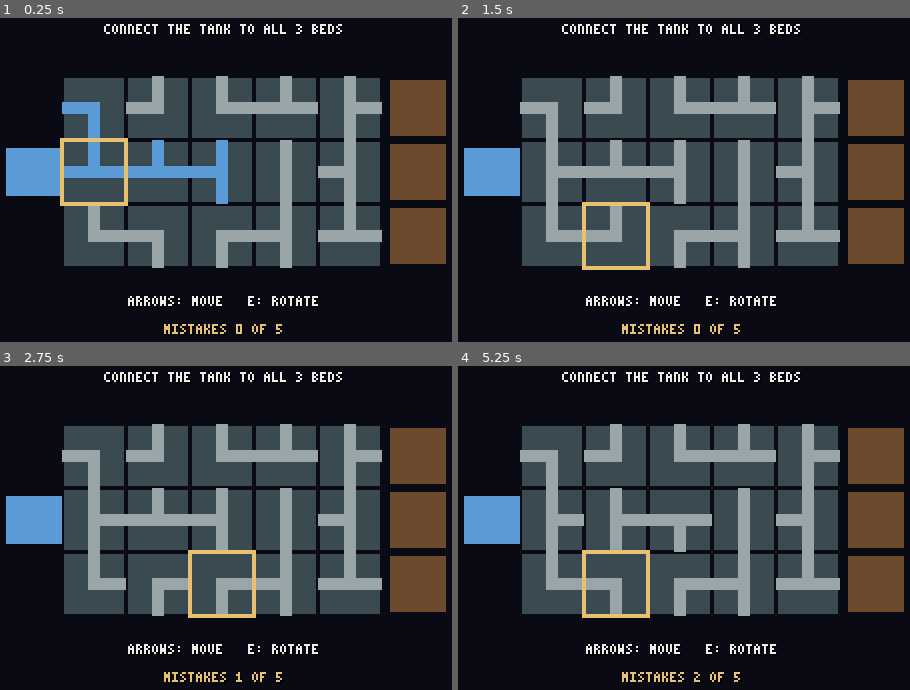
Above: before the commit, frames 1-4 (two rows, left to right).
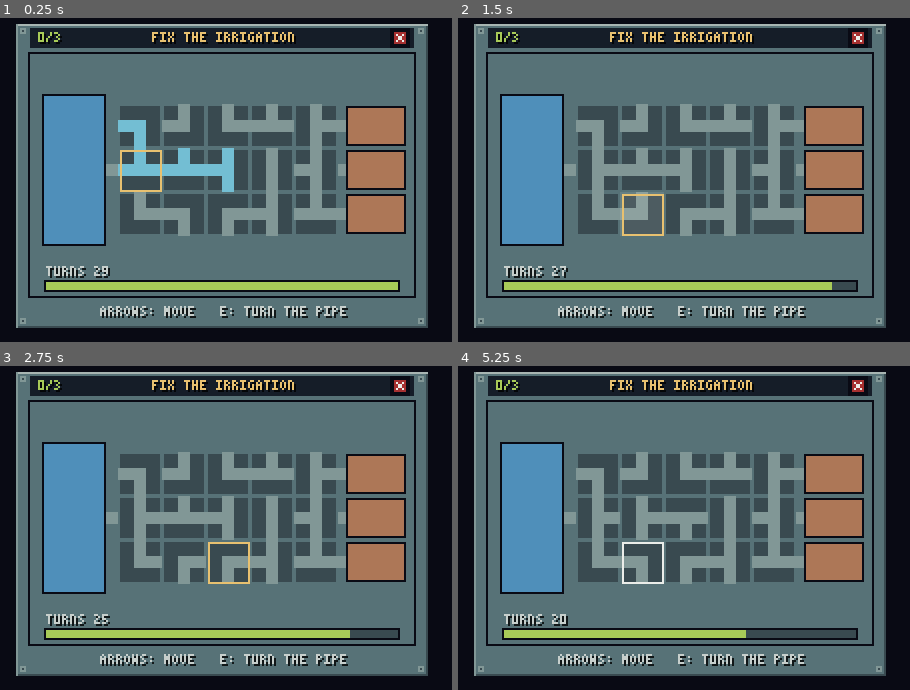
Above: after the commit, the same moments.

Repository: HattoriLoL/Artemis-Adventure
Game: Godot game, scene res://cenas/minigame_irrigacao.tscn
The game is run twice, just before and just after one commit, with the same random seed, the same clock (stepped at 60 frames per second) and the same inputs. This scene is started directly instead of the project's main scene.
Inputs (mouse positions are in pixels of both pictures, inside the frame that each line leads up to):
- Up to frame 1 (0.25 s): no input
- Up to frame 2 (1.5 s): tap Enter (ui_accept) at 0.5, 0.77, 1.25 s; move the mouse to (819, 157) at 0.52 s; hold D (direita) 0.53-1.28 s; hold E (usar) 0.53-1.28 s; click (819, 157) at 0.67 s; move the mouse to (552, 192) at 1.27 s; hold S (baixo) from 1.28 s (still down); tap E (usar) at 1.35 s; click (552, 192) at 1.42 s
- Up to frame 3 (2.75 s): tap Enter (ui_accept) at 1.52, 2 s; move the mouse to (284, 443) at 2.02 s; release S (baixo) at 2.03 s; hold D (direita) from 2.03 s (still down); hold E (usar) from 2.03 s (still down); tap Shift at 2.1 s; click (284, 443) at 2.17 s
- Up to frame 4 (5.25 s): tap Enter (ui_accept) at 2.75, 3.02, 3.5, 3.77, 4.25, 4.52 s; move the mouse to (647, 596) at 2.77 s; release D (direita) at 2.78 s; release E (usar) at 2.78 s; hold W (cima) 2.78-3.53 s; tap X at 2.85 s; click (647, 596) at 2.92 s; tap E (usar) at 3.05, 4.55 s; move the mouse to (873, 576) at 3.52 s; hold E (usar) 3.53-4.28 s; hold A (esquerda) 3.53-5.03 s; tap J at 3.6 s; click (873, 576) at 3.67 s; tap Escape (ui_cancel) at 4.15 s; move the mouse to (489, 469) at 4.27 s; tap 1 at 4.35 s; click (489, 469) at 4.42 s; move the mouse to (711, 524) at 5.02 s; hold S (baixo) from 5.03 s (still down); hold E (usar) from 5.03 s (still down); tap 2 at 5.1 s; click (711, 524) at 5.17 s

The runs differ from the first frame. In frame 1, 74% of the frame differs, in the area x 1-99%, y 1-98%; in frame 2, 74%; in frame 3, 74%; in frame 4, 74%.

Commit message:
Irrigação: tarefa nova FIX THE IRRIGATION na Estufa (dias 3 e 5, +5 FOOD) com o quebra-cabeça de canos do PR
- minigame no padrão dos outros: sinal falhou, taxa_erro() e comecou() (antes, perder rendia tudo), X e Esc, demo
- erro justo: vale qualquer caminho que leve a água às 3 camas; há um limite de giros (o mínimo do tabuleiro + 8)
  e só os giros a mais contam como erro (antes, girar fora da solução sorteada contava erro mesmo levando a água)
- desenhado em código com arte (paleta Apollo) quando existir; tutorial de primeira vez com um fato real (XROOTS, NASA)

Diff:
--- a/jogo/cenas/minigame_irrigacao.tscn
+++ b/jogo/cenas/minigame_irrigacao.tscn
@@ -1,56 +1,13 @@
-[gd_scene format=3 uid="uid://citac88qq6wnl"]
+[gd_scene load_steps=2 format=3]
 
-[ext_resource type="Script" uid="uid://bibg7aep84ijq" path="res://scripts/minigame_irrigacao.gd" id="1_irrig"]
+[ext_resource type="Script" path="res://scripts/minigame_irrigacao.gd" id="1_irrig"]
 
-[node name="MinigameIrrigacao" type="Control" unique_id=1682721457]
+[node name="MinigameIrrigacao" type="Control"]
 layout_mode = 3
-anchors_preset = 0
+anchors_preset = 15
+anchor_right = 1.0
+anchor_bottom = 1.0
+grow_horizontal = 2
+grow_vertical = 2
+mouse_filter = 2
 script = ExtResource("1_irrig")
-
-[node name="Fundo" type="ColorRect" parent="." unique_id=1756500975]
-layout_mode = 0
-offset_right = 40.0
-offset_bottom = 40.0
-color = Color(0.03529412, 0.039215688, 0.078431375, 1)
-
-[node name="Tanque" type="ColorRect" parent="." unique_id=102485470]
-layout_mode = 0
-offset_left = 52.0
-offset_top = 76.0
-offset_right = 80.0
-offset_bottom = 100.0
-color = Color(0.35686275, 0.60784316, 0.8352941, 1)
-
-[node name="Cama1" type="ColorRect" parent="." unique_id=64424264]
-layout_mode = 0
-offset_left = 244.0
-offset_top = 42.0
-offset_right = 272.0
-offset_bottom = 70.0
-color = Color(0.41960785, 0.2901961, 0.18039216, 1)
-
-[node name="Cama2" type="ColorRect" parent="." unique_id=1872812282]
-layout_mode = 0
-offset_left = 244.0
-offset_top = 74.0
-offset_right = 272.0
-offset_bottom = 102.0
-color = Color(0.41960785, 0.2901961, 0.18039216, 1)
-
-[node name="Cama3" type="ColorRect" parent="." unique_id=2041273863]
-layout_mode = 0
-offset_left = 244.0
-offset_top = 106.0
-offset_right = 272.0
-offset_bottom = 134.0
-color = Color(0.41960785, 0.2901961, 0.18039216, 1)
-
-[node name="Grade" type="Control" parent="." unique_id=842307216]
-anchors_preset = 0
-offset_right = 40.0
-offset_bottom = 40.0
-
-[node name="Textos" type="Control" parent="." unique_id=609406235]
-anchors_preset = 0
-offset_right = 40.0
-offset_bottom = 40.0
--- a/jogo/dados/dias.json
+++ b/jogo/dados/dias.json
@@ -7,11 +7,11 @@
    "boletim": "Welcome to the base. Every task takes time: you can only do two a day. Sleep in the habitat to end the day. The navigation computer in Life Support shows the space weather and the forecast."},
   {"tarefas": ["energia/baterias", "suporte/gas", "habitat/agua", "abrigo/blindagem"],
    "boletim": "Nights on the Moon are long and the panels go quiet. The batteries keep the base running in the dark."},
-  {"tarefas": ["energia/distribuicao", "suporte/algas", "habitat/refeicao", "energia/tanques", "habitat/chuveiro"],
+  {"tarefas": ["energia/distribuicao", "suporte/algas", "habitat/refeicao", "energia/tanques", "habitat/chuveiro", "estufa/irrigacao"],
    "boletim": "Darkness everywhere today. Keep an eye on the oxygen: the air system works harder every day."},
   {"tarefas": ["energia/baterias", "suporte/oxigenio", "estufa/regar", "abrigo/blindagem"],
    "boletim": "Low supplies hurt the crew. Meals and the greenhouse help them recover."},
-  {"tarefas": ["energia/terminal", "suporte/gas", "estufa/regar", "habitat/agua", "habitat/chuveiro"],
+  {"tarefas": ["energia/terminal", "suporte/gas", "estufa/regar", "habitat/agua", "habitat/chuveiro", "estufa/irrigacao"],
    "boletim": "Last day. The sun is back: leave the base ready for the next crew."}
  ]
 }
--- a/jogo/dados/recursos.json
+++ b/jogo/dados/recursos.json
@@ -17,6 +17,7 @@
   "habitat/agua": {"oxigenio": 8},
   "habitat/chuveiro": {"condicao": 8},
   "estufa/regar": {"comida": 5, "condicao": 5, "oxigenio": 3},
+  "estufa/irrigacao": {"comida": 5},
   "abrigo/blindagem": {},
   "emergencia/energia": {"energia": -20, "condicao": -10},
   "emergencia/suporte": {"oxigenio": -15, "condicao": -10},
--- a/jogo/dados/tutoriais.json
+++ b/jogo/dados/tutoriais.json
@@ -145,5 +145,17 @@
 		"fato": "STIRRING THE SUPER COLD OXYGEN AND HYDROGEN TANKS THAT FED THE FUEL CELLS WAS ROUTINE. ON APOLLO 13, A BANG CAME DURING ONE OF THESE STIRS.",
 		"fonte": "NASA - HOUSTON WE'VE HAD A PROBLEM",
 		"url": "https://www.nasa.gov/history/houston-weve-had-a-problem/"
-	}
+	},
+ "irrigacao": {
+  "titulo": "FIX THE IRRIGATION",
+  "passos": [
+   "ARROWS OR [W][A][S][D] MOVE THE CURSOR.",
+   "[E] TURNS THE PIPE UNDER IT.",
+   "LEAD THE WATER FROM THE TANK TO ALL 3 BEDS. ANY PATH WORKS.",
+   "TURNS ARE LIMITED - EXTRA TURNS ARE ERRORS."
+  ],
+  "fato": "ON THE ISS, NASA'S XROOTS TEST GREW PLANTS WITH NO SOIL: WATER AND NUTRIENTS REACH THE ROOTS AS A MIST OR A THIN FLOW. IT COULD FEED BIGGER GARDENS ON FUTURE MISSIONS.",
+  "fonte": "NASA - XROOTS ON THE ISS",
+  "url": "https://science.nasa.gov/biological-physical/investigations/xroots/"
+ }
 }
--- a/jogo/salas/estufa.json
+++ b/jogo/salas/estufa.json
@@ -173,6 +173,13 @@
    "x": 192,
    "y": 120,
    "texto": "WATER THE PLANTS"
+  },
+  {
+   "id": "irrigacao",
+   "x": 72,
+   "y": 128,
+   "texto": "FIX THE IRRIGATION",
+   "minigame": "res://cenas/minigame_irrigacao.tscn"
   }
  ],
  "inicio": [
--- a/jogo/scripts/minigame_irrigacao.gd
+++ b/jogo/scripts/minigame_irrigacao.gd
@@ -1,79 +1,138 @@
 extends Control
+## Minigame "consertar a irrigação" (FIX THE IRRIGATION), na Estufa: uma grade de 5x3 canos entre o tanque de água
+## (esquerda) e as 3 camas de plantio (direita). O jogador move o cursor (setas ou WASD) e gira o cano (E) de 90 em
+## 90 graus até a água sair do tanque e chegar às 3 camas. Vale qualquer caminho. Há um limite de giros: o mínimo que
+## o tabuleiro sorteado precisa mais FOLGA; passou disso, a linha falha (sinal falhou). Os giros a mais contam como
+## erro (taxa_erro diminui o que a tarefa rende).
+## A ideia e o quebra-cabeça (o sorteio do caminho, o giro dos canos e a água correndo) vieram do PR #37 (DKuhn29).
+## Arte (paleta Apollo) em res://assets/minigames/irrigacao/: fundo.png (192x121, com o tanque, os 15 encaixes e o
+## lugar das camas), canos.png (5 peças de 22x22 na orientação básica; linha de cima seca, de baixo com água) e
+## cama_seca.png / cama_molhada.png. Se um arquivo faltar, o minigame desenha uma versão provisória no lugar dele.
+## Contrato com o mapa: sinais `terminou`, `falhou` e `cancelou` (X ou Esc), taxa_erro(), comecou() e `demo`.
 
 signal terminou
+signal falhou
+signal cancelou
 
 const Fonte = preload("res://scripts/fonte.gd")
-const TEXTO := Color("#ebede9")
-const CERTO := Color("#a8ca58")
-const DESTAQUE := Color("#e8c170")
-const ERRO := Color("#cf573c")
-const FUNDO_AREA := Color("#394a50")
-const CANO_SECO := Color("#9aa5a8")
-const AGUA := Color("#5b9bd5")
-const CAMA_SECA := Color("#6b4a2e")
-
+const DIR_ARTE := "res://assets/minigames/irrigacao/"
+
+const PRETO := Color("#090a14")
+const FUNDO := Color("#151d28")
+const CINZA_ESC := Color("#394a50")
+const CINZA := Color("#577277")
+const METAL := Color("#819796")
+const METAL_CLARO := Color("#a8b5b2")
+const BRANCO := Color("#ebede9")
+const BRANCO_SUJO := Color("#c7cfcc")
+const AMARELO := Color("#e8c170")
+const VERDE := Color("#75a743")
+const VERDE_LIMA := Color("#a8ca58")
+const VERMELHO := Color("#a53030")
+const VERMELHO_CLARO := Color("#cf573c")
+const AZUL := Color("#4f8fba")
+const CIANO := Color("#73bed3")
+const MARROM := Color("#7a4841")
+const TERRA := Color("#ad7757")
+
+const PAINEL := Rect2(56, 13, 208, 154)
+const JANELA := Vector2(64, 29)                   # canto do fundo (192x121) na tela
+const TAM_JANELA := Vector2(192, 121)
+const BOTAO_X := Rect2(245, 17, 8, 8)
+# dentro do fundo: a grade de canos, o tanque e as camas
 const COLUNAS := 5
 const LINHAS := 3
-const CELULA := 32
-const GRADE_X := 80
-const GRADE_Y := 40
-const LINHA_ENTRADA := 1
-
-const ERROS_MAX := 5
-const MINIMO_GIROS := 9
-const TEMPO_FIM := 0.5
+const CELULA := 22
+const GRADE := Vector2(44, 25)                     # canto do encaixe (0, 0)
+const LINHA_ENTRADA := 1                           # a água entra pela esquerda nesta linha (y 58)
+const TANQUE := Rect2(6, 20, 32, 76)
+const CAMA_X := 173.0                              # centro das camas (uma por linha)
+const TAM_CAMA := Vector2(30, 20)
+
+const FOLGA := 8                                   # giros a mais permitidos além do mínimo do tabuleiro
+const MINIMO_GIROS := 9                            # o tabuleiro sorteado nunca precisa de menos que isso
+const TEMPO_FIM := 1.2
 const PASSO_DEMO := 0.15
 
+# máscara de saídas de cada cano (bits) e para onde cada bit aponta
 const N := 1
 const L := 2
 const S := 4
 const O := 8
 const DIRECOES := {1: Vector2i(0, -1), 2: Vector2i(1, 0), 4: Vector2i(0, 1), 8: Vector2i(-1, 0)}
+# formas básicas na canos.png (índice = coluna da peça) e a máscara delas na orientação básica
+const FORMAS := [1, 5, 3, 7, 15]                   # ponta (N), reto (N+S), curva (N+L), T (N+L+S), cruz
 
 var demo := false
-
 var solucao: Array[int] = []
 var masc: Array[int] = []
 var molhado: Array[bool] = []
 var cursor := Vector2i(0, LINHA_ENTRADA)
-var erros := 0
+var giros := 0
+var minimo := 0                                    # giros que o tabuleiro sorteado precisa (pela solução)
+var acabou := false
 var perdeu := false
-var taxa_erro := 0.0
-var _e_liberado := false
-var _fim := false
-var _t_fim := 0.0
-var _t_demo := 0.0
-
-@onready var grade: Control = $Grade
-@onready var camas: Array = [$Cama1, $Cama2, $Cama3]
-@onready var textos: Control = $Textos
+var e_liberado := false                            # o E que abriu a tarefa não pode já girar
+var t := 0.0
+var t_fim := -1.0
+var t_demo := 0.0
+var t_giro: Array[float] = []                      # brilho rápido no cano que acabou de girar
+
+var tex_fundo: Texture2D
+var tex_canos: Texture2D
+var tex_seca: Texture2D
+var tex_molhada: Texture2D
 
 
 func _ready() -> void:
+	mouse_filter = Control.MOUSE_FILTER_IGNORE
 	_criar_teclas()
+	tex_fundo = _textura("fundo")
+	tex_canos = _textura("canos")
+	tex_seca = _textura("cama_seca")
+	tex_molhada = _textura("cama_molhada")
 	for i in COLUNAS * LINHAS:
 		molhado.append(false)
+		t_giro.append(0.0)
 	_sortear_tabuleiro()
-	grade.draw.connect(_desenhar_grade)
-	textos.draw.connect(_desenhar_textos)
+	minimo = _distancia_total()
+
+
+func _textura(nome: String) -> Texture2D:
+	var c := DIR_ARTE + nome + ".png"
+	return load(c) if ResourceLoader.exists(c) else null
+
+
+func _input(ev: InputEvent) -> void:
+	if acabou or demo:
+		return
+	if ev is InputEventMouseButton and ev.pressed and ev.button_index == MOUSE_BUTTON_LEFT:
+		if BOTAO_X.grow(1).has_point(get_local_mouse_position()):
+			cancelou.emit()
+	elif ev.is_action_pressed("ui_cancel"):
+		cancelou.emit()
 
 
 func _process(delta: float) -> void:
-	if not _e_liberado and not Input.is_action_pressed("usar"):
-		_e_liberado = true
-	if _fim:
-		_t_fim -= delta
-		if _t_fim <= 0.0:
+	t += delta
+	for i in t_giro.size():
+		t_giro[i] = maxf(0.0, t_giro[i] - delta)
+	if not e_liberado and not Input.is_action_pressed("usar"):
+		e_liberado = true
+	if not acabou:
+		if demo:
+			_passo_demo(delta)
+		elif e_liberado:
+			_ler_teclado()
+	else:
+		t_fim -= delta
+		if t_fim < 0.0:
 			set_process(false)
-			terminou.emit()
-			return
-	elif demo:
-		_passo_demo(delta)
-	elif _e_liberado:
-		_ler_teclado()
-	_atualizar_camas()
-	grade.queue_redraw()
-	textos.queue_redraw()
+			if perdeu:
+				falhou.emit()
+			else:
+				terminou.emit()
+	queue_redraw()
 
 
 func _ler_teclado() -> void:
@@ -90,10 +149,10 @@
 
 
 func _passo_demo(delta: float) -> void:
-	_t_demo += delta
-	if _t_demo < PASSO_DEMO:
+	t_demo += delta
+	if t_demo < PASSO_DEMO:
 		return
-	_t_demo = 0.0
+	t_demo = 0.0
 	for r in LINHAS:
 		for c in COLUNAS:
 			if masc[r * COLUNAS + c] != solucao[r * COLUNAS + c]:
@@ -102,26 +161,39 @@
 				return
 
 
+## Gira o cano 90 graus no sentido horário. Cano vazio ou cruz não muda e não conta giro.
 func _girar(pos: Vector2i) -> void:
 	var i := pos.y * COLUNAS + pos.x
 	if masc[i] == 0 or masc[i] == 15:
 		return
-	var antes := _distancia(i)
 	masc[i] = _rodar(masc[i])
-	if _distancia(i) >= antes:
-		erros += 1
+	giros += 1
+	t_giro[i] = 0.15
 	_calcular_agua()
-	if _camas_molhadas() == camas.size():
-		taxa_erro = minf(float(erros) / float(ERROS_MAX), 1.0)
-		_fim = true
-		_t_fim = TEMPO_FIM
-	elif erros >= ERROS_MAX:
+	if camas_molhadas() == LINHAS:
+		acabou = true
+		t_fim = TEMPO_FIM
+	elif giros >= limite_giros():
+		acabou = true
 		perdeu = true
-		taxa_erro = 1.0
-		_fim = true
-		_t_fim = TEMPO_FIM
-
-
+		t_fim = TEMPO_FIM + 0.6
+
+
+func limite_giros() -> int:
+	return minimo + FOLGA
+
+
+## Os giros além do mínimo do tabuleiro, sobre todos os giros (0 = resolveu sem nenhum giro a mais).
+func taxa_erro() -> float:
+	return maxf(0.0, float(giros - minimo)) / maxf(1.0, float(giros))
+
+
+## Já começou a jogar: a partir daqui, fechar no X ou no Esc conta como desistir (o mapa trata como falha).
+func comecou() -> bool:
+	return giros > 0
+
+
+# ---------------------------------------------------------------- o quebra-cabeça (do PR #37)
 func _rodar(m: int) -> int:
 	return ((m << 1) & 15) | (m >> 3)
 
@@ -133,7 +205,7 @@
 func _distancia(i: int) -> int:
 	var m := masc[i]
 	var k := 0
-	while m != solucao[i]:
+	while m != solucao[i] and k < 4:
 		m = _rodar(m)
 		k += 1
 	return k
@@ -142,7 +214,8 @@
 func _distancia_total() -> int:
 	var total := 0
 	for i in masc.size():
-		total += _distancia(i)
+		if masc[i] != 0 and masc[i] != 15:
+			total += _distancia(i)
 	return total
 
 
@@ -156,9 +229,9 @@
 			for k in randi() % 4:
 				masc[i] = _rodar(masc[i])
 		_calcular_agua()
-		if _camas_molhadas() < camas.size() and _distancia_total() >= MINIMO_GIROS:
+		if camas_molhadas() < LINHAS and _distancia_total() >= MINIMO_GIROS:
 			return
-	while _camas_molhadas() == camas.size():
+	while camas_molhadas() == LINHAS:
 		for i in masc.size():
 			if masc[i] != 0 and masc[i] != 15:
 				masc[i] = _rodar(masc[i])
@@ -216,71 +289,158 @@
 			if v.x < 0 or v.x >= COLUNAS or v.y < 0 or v.y >= LINHAS:
 				continue
 			var j := v.y * COLUNAS + v.x
-			var oposto: int = _oposto(d)
-			if molhado[j] or masc[j] & oposto == 0:
+			if molhado[j] or masc[j] & _oposto(d) == 0:
 				continue
 			molhado[j] = true
 			fila.append(j)
 
 
-func _cama_molhada(r: int) -> bool:
+func cama_molhada(r: int) -> bool:
 	var i := r * COLUNAS + COLUNAS - 1
 	return molhado[i] and masc[i] & L != 0
 
 
-func _camas_molhadas() -> int:
+func camas_molhadas() -> int:
 	var n := 0
 	for r in LINHAS:
-		if _cama_molhada(r):
+		if cama_molhada(r):
 			n += 1
 	return n
 
 
-func _atualizar_camas() -> void:
-	for r in LINHAS:
-		camas[r].color = CERTO if _cama_molhada(r) else CAMA_SECA
-
-
-func _desenhar_grade() -> void:
+## A forma básica (coluna da canos.png) e quantos giros de 90 graus no sentido horário levam a ela até a máscara.
+func _forma(m: int) -> Vector2i:
+	for f in FORMAS.size():
+		var b: int = FORMAS[f]
+		for k in 4:
+			if b == m:
+				return Vector2i(f, k)
+			b = _rodar(b)
+	return Vector2i(-1, 0)
+
+
+# ---------------------------------------------------------------- desenho
+func _draw() -> void:
+	draw_rect(Rect2(0, 0, 320, 180), Color(PRETO, 0.68))
+	_moldura()
+	Fonte.centralizado(self, "FIX THE IRRIGATION", PAINEL.position.x + PAINEL.size.x / 2.0, PAINEL.position.y + 5,
+		AMARELO)
+	Fonte.desenhar(self, "%d/%d" % [camas_molhadas(), LINHAS], PAINEL.position + Vector2(12, 5), VERDE_LIMA)
+	draw_rect(BOTAO_X.grow(1), PRETO)
+	draw_rect(BOTAO_X.grow_individual(-1, -1, -1, -1), VERMELHO)
+	for k in 4:
+		draw_rect(Rect2(BOTAO_X.position + Vector2(2 + k, 2 + k), Vector2.ONE), BRANCO)
+		draw_rect(Rect2(BOTAO_X.position + Vector2(5 - k, 2 + k), Vector2.ONE), BRANCO)
+	draw_rect(Rect2(JANELA - Vector2.ONE, TAM_JANELA + Vector2(2, 2)), PRETO)
+	if tex_fundo:
+		draw_texture(tex_fundo, JANELA)
+	else:
+		_fundo_provisorio()
 	for r in LINHAS:
 		for c in COLUNAS:
-			var x := GRADE_X + c * CELULA
-			var y := GRADE_Y + r * CELULA
-			grade.draw_rect(Rect2(x + 1, y + 1, CELULA - 2, CELULA - 2), FUNDO_AREA)
-			var m := masc[r * COLUNAS + c]
-			var cor := AGUA if molhado[r * COLUNAS + c] else CANO_SECO
-			var cx := x + 16
-			var cy := y + 16
-			if m & N != 0:
-				grade.draw_rect(Rect2(cx - 3, y, 6, 19), cor)
-			if m & L != 0:
-				grade.draw_rect(Rect2(cx - 3, cy - 3, 19, 6), cor)
-			if m & S != 0:
-				grade.draw_rect(Rect2(cx - 3, cy - 3, 6, 19), cor)
-			if m & O != 0:
-				grade.draw_rect(Rect2(x, cy - 3, 19, 6), cor)
-	var cur := Vector2(GRADE_X + cursor.x * CELULA, GRADE_Y + cursor.y * CELULA)
-	grade.draw_rect(Rect2(cur, Vector2(CELULA, CELULA)), DESTAQUE, false, 2.0)
-
-
-func _desenhar_textos() -> void:
-	if _fim and perdeu:
-		Fonte.centralizado(textos, "TOO MANY MISTAKES  LINE FAILED", 160, 150, ERRO)
-	elif _fim:
-		if erros == 0:
-			Fonte.centralizado(textos, "PERFECT REPAIR", 160, 150, CERTO)
-		elif erros < ERROS_MAX - 1:
-			Fonte.centralizado(textos, "IRRIGATION FIXED", 160, 150, CERTO)
-		else:
-			Fonte.centralizado(textos, "BARELY FIXED", 160, 150, DESTAQUE)
+			_cano(c, r)
+	for r in LINHAS:
+		_cama(r)
+	if not acabou:                                       # cursor
+		var cur := Rect2(JANELA + GRADE + Vector2(cursor) * CELULA, Vector2(CELULA, CELULA))
+		var cor := AMARELO if fmod(t, 0.6) < 0.4 else BRANCO
+		draw_rect(cur.grow(-1), cor, false, 1.0)
+	_barra_giros()
+	var y_txt := JANELA.y + TAM_JANELA.y + 5
+	if acabou and perdeu:
+		Fonte.centralizado(self, "OUT OF TURNS - THE LINE FAILED", 160, y_txt, VERMELHO_CLARO)
+	elif acabou:
+		Fonte.centralizado(self, "IRRIGATION FIXED!", 160, y_txt, VERDE_LIMA)
 	else:
-		Fonte.centralizado(textos, "CONNECT THE TANK TO ALL 3 BEDS", 160, 14, TEXTO)
-		Fonte.centralizado(textos, "ARROWS: MOVE   E: ROTATE", 160, 150, TEXTO)
-	var cor_erros := ERRO if erros >= ERROS_MAX - 1 else DESTAQUE
-	Fonte.centralizado(textos, "MISTAKES " + str(erros) + " OF " + str(ERROS_MAX), 160, 164, cor_erros)
+		Fonte.centralizado(self, "ARROWS: MOVE   E: TURN THE PIPE", 160, y_txt, BRANCO_SUJO)
+
+
+## Um cano: a peça básica da canos.png girada até a máscara (giros de 90 graus não estragam o pixel art).
+func _cano(c: int, r: int) -> void:
+	var i := r * COLUNAS + c
+	var m := masc[i]
+	if m == 0:
+		return
+	var centro := JANELA + GRADE + Vector2(c * CELULA, r * CELULA) + Vector2(CELULA, CELULA) / 2.0
+	var cor_brilho := Color(BRANCO, t_giro[i] / 0.15 * 0.5)
+	if tex_canos:
+		var f := _forma(m)
+		var linha := 1 if molhado[i] else 0
+		draw_set_transform(centro, f.y * PI / 2.0, Vector2.ONE)
+		draw_texture_rect_region(tex_canos, Rect2(-CELULA / 2.0, -CELULA / 2.0, CELULA, CELULA),
+			Rect2(f.x * CELULA, linha * CELULA, CELULA, CELULA))
+		draw_set_transform(Vector2.ZERO, 0.0, Vector2.ONE)
+	else:
+		var cor := CIANO if molhado[i] else METAL
+		var meia := CELULA / 2.0
+		draw_rect(Rect2(centro - Vector2(3, 3), Vector2(6, 6)), cor)
+		if m & N:
+			draw_rect(Rect2(centro + Vector2(-3, -meia), Vector2(6, meia)), cor)
+		if m & L:
+			draw_rect(Rect2(centro + Vector2(0, -3), Vector2(meia, 6)), cor)
+		if m & S:
+			draw_rect(Rect2(centro + Vector2(-3, 0), Vector2(6, meia)), cor)
+		if m & O:
+			draw_rect(Rect2(centro + Vector2(-meia, -3), Vector2(meia, 6)), cor)
+	if t_giro[i] > 0.0:
+		draw_rect(Rect2(centro - Vector2(CELULA, CELULA) / 2.0, Vector2(CELULA, CELULA)), cor_brilho)
+
+
+func _cama(r: int) -> void:
+	var centro := JANELA + Vector2(CAMA_X, GRADE.y + r * CELULA + CELULA / 2.0)
+	var molhada := cama_molhada(r)
+	var tex := tex_molhada if molhada else tex_seca
+	if tex:
+		draw_texture(tex, (centro - tex.get_size() / 2.0).floor())
+	else:
+		var rc := Rect2(centro - TAM_CAMA / 2.0, TAM_CAMA)
+		draw_rect(rc, PRETO)
+		draw_rect(rc.grow(-1), MARROM if molhada else TERRA)
+		if molhada:
+			for k in 4:
+				draw_rect(Rect2(rc.position + Vector2(5 + k * 6, 6), Vector2(2, 4)), VERDE_LIMA)
+
+
+## Giros que ainda sobram (a barra esvazia; fica vermelha perto do fim).
+func _barra_giros() -> void:
+	var r := Rect2(JANELA + Vector2(8, TAM_JANELA.y - 7), Vector2(TAM_JANELA.x - 16, 4))
+	draw_rect(r.grow(1), PRETO)
+	draw_rect(r, CINZA_ESC)
+	var resta := clampi(limite_giros() - giros, 0, limite_giros())
+	var f := float(resta) / float(limite_giros())
+	draw_rect(Rect2(r.position, Vector2(roundf(r.size.x * f), r.size.y)), VERDE_LIMA if resta > 3 else VERMELHO_CLARO)
+	Fonte.desenhar(self, "TURNS %d" % resta, JANELA + Vector2(8, TAM_JANELA.y - 15), BRANCO_SUJO if resta > 3 else
+		VERMELHO_CLARO)
+
+
+func _fundo_provisorio() -> void:
+	draw_rect(Rect2(JANELA, TAM_JANELA), CINZA)
+	draw_rect(Rect2(JANELA + TANQUE.position, TANQUE.size), PRETO)                      # tanque
+	draw_rect(Rect2(JANELA + TANQUE.position + Vector2.ONE, TANQUE.size - Vector2(2, 2)), AZUL)
+	draw_rect(Rect2(JANELA + Vector2(38, 55), Vector2(6, 6)), METAL)                    # saída do tanque
+	for r in LINHAS:
+		for c in COLUNAS:
+			draw_rect(Rect2(JANELA + GRADE + Vector2(c * CELULA + 1, r * CELULA + 1), Vector2(CELULA - 2, CELULA - 2)),
+				CINZA_ESC)
+		draw_rect(Rect2(JANELA + Vector2(154, GRADE.y + r * CELULA + 8), Vector2(4, 6)), METAL)  # entrada das camas
+
+
+func _moldura() -> void:
+	var p := PAINEL
+	draw_rect(p, PRETO)
+	draw_rect(p.grow(-1), CINZA)
+	draw_rect(Rect2(p.position + Vector2(1, 1), Vector2(p.size.x - 2, 1)), METAL_CLARO)
+	draw_rect(Rect2(p.position + Vector2(1, 1), Vector2(1, p.size.y - 2)), METAL)
+	draw_rect(Rect2(p.position + Vector2(2, p.size.y - 2), Vector2(p.size.x - 3, 1)), CINZA_ESC)
+	draw_rect(Rect2(p.position + Vector2(p.size.x - 2, 2), Vector2(1, p.size.y - 3)), CINZA_ESC)
+	for c in [Vector2(3, 3), Vector2(p.size.x - 6, 3), Vector2(3, p.size.y - 6), Vector2(p.size.x - 6, p.size.y - 6)]:
+		draw_rect(Rect2(p.position + c, Vector2(3, 3)), METAL)
+		draw_rect(Rect2(p.position + c + Vector2.ONE, Vector2.ONE), CINZA_ESC)
+	draw_rect(Rect2(p.position + Vector2(8, 3), Vector2(p.size.x - 16, 10)), FUNDO)
 
 
 func _criar_teclas() -> void:
+	# para a cena rodar sozinha com F6: no jogo, quem cria as teclas é o mapa
 	var teclas := {"esquerda": [KEY_A, KEY_LEFT], "direita": [KEY_D, KEY_RIGHT], "cima": [KEY_W, KEY_UP],
 		"baixo": [KEY_S, KEY_DOWN], "usar": [KEY_E, KEY_X, KEY_J, KEY_ENTER]}
 	for acao in teclas:
